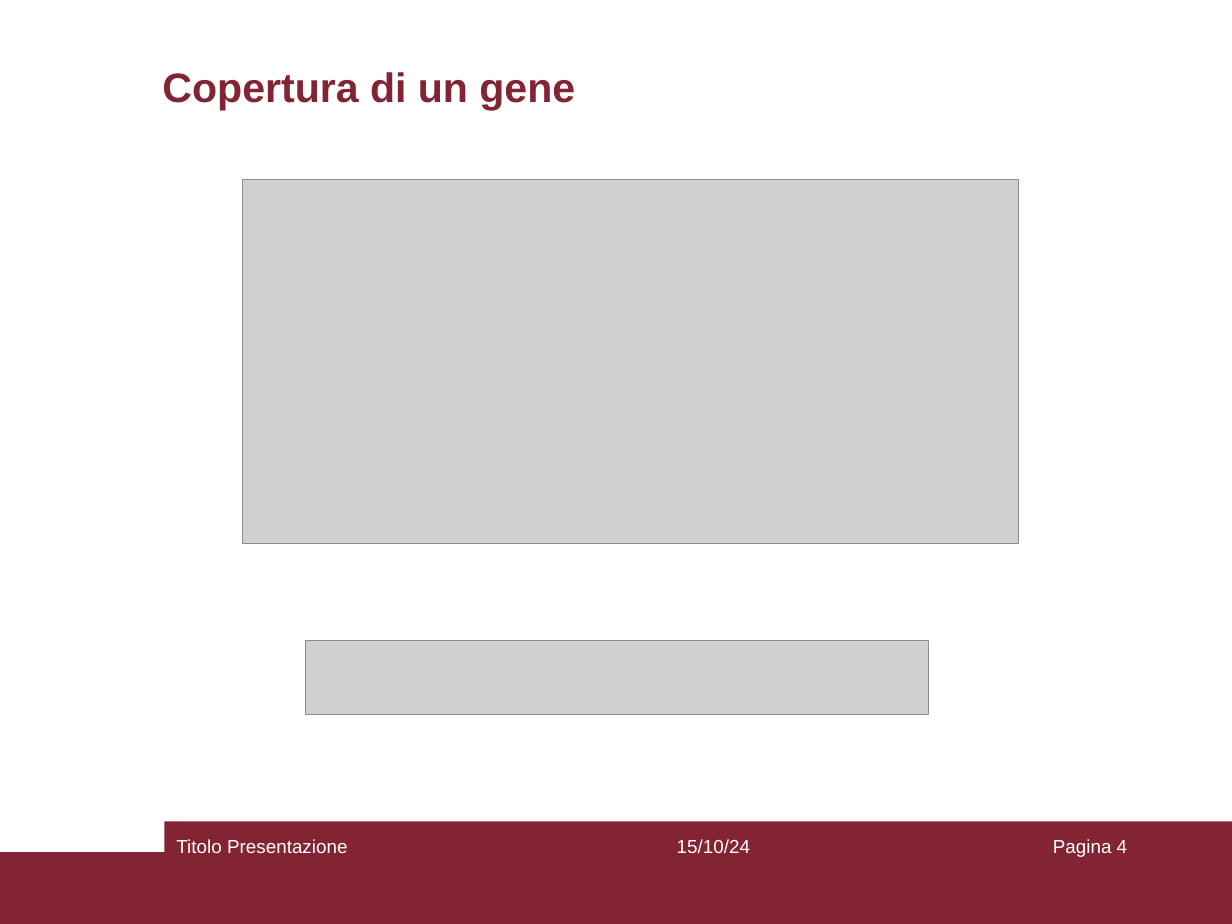
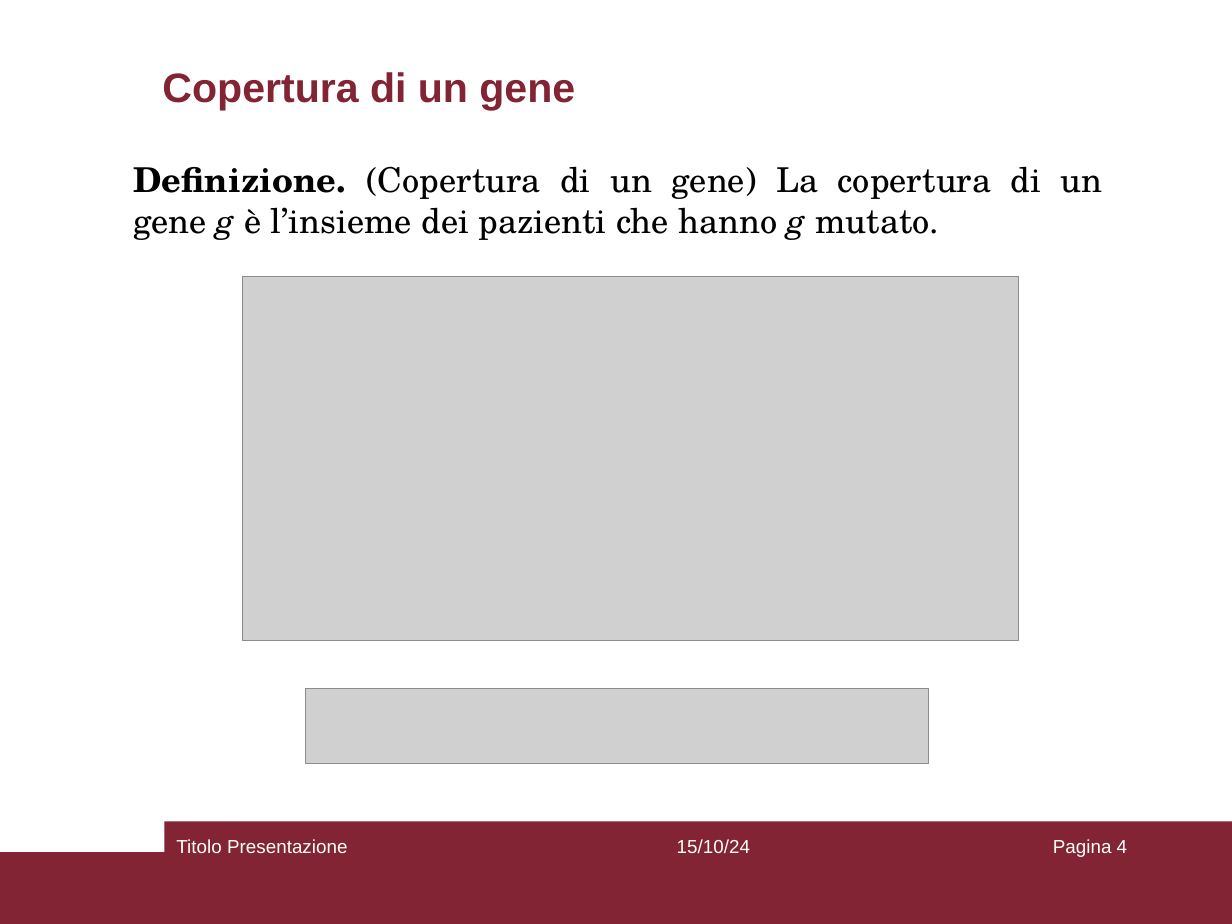
Before and after one commit to aflaag/bsc-thesis, a slide deck: slide 4 of presentation/slides.odp. Drawn at 1232x924 pixels with LibreOffice and Linux fonts; fonts in the diff are those of the drawing; grey boxes stand for pictures. Boxes give left, top, right and bottom in pixels: in the first picture for what was removed or moved away, otherwise in the second. Text is boxed around its words. In the diff, an @@ line names an element or a change of style, - is before the commit and + after.

Commit message:
added text to slides

```diff
--- a/presentation/slides.odp
+++ b/presentation/slides.odp
@@ text added at box(133, 166, 1103, 240), 20 pt, text #000000 @@
+Definizione. (Copertura di un gene) La copertura di un gene g è l’insieme dei pazienti che hanno g mutato.
@@ picture: place and size @@
-picture at box(243, 180, 1019, 543)
+picture at box(243, 276, 1019, 639)
@@ rectangle: place and size @@
-rectangle at box(650, 180, 723, 533)
+rectangle at box(650, 276, 723, 630)
@@ picture: place and size @@
-picture at box(306, 641, 929, 716)
+picture at box(306, 689, 929, 764)
```
Also in this commit, not shown: 18 other slides changed, 4 other files.
